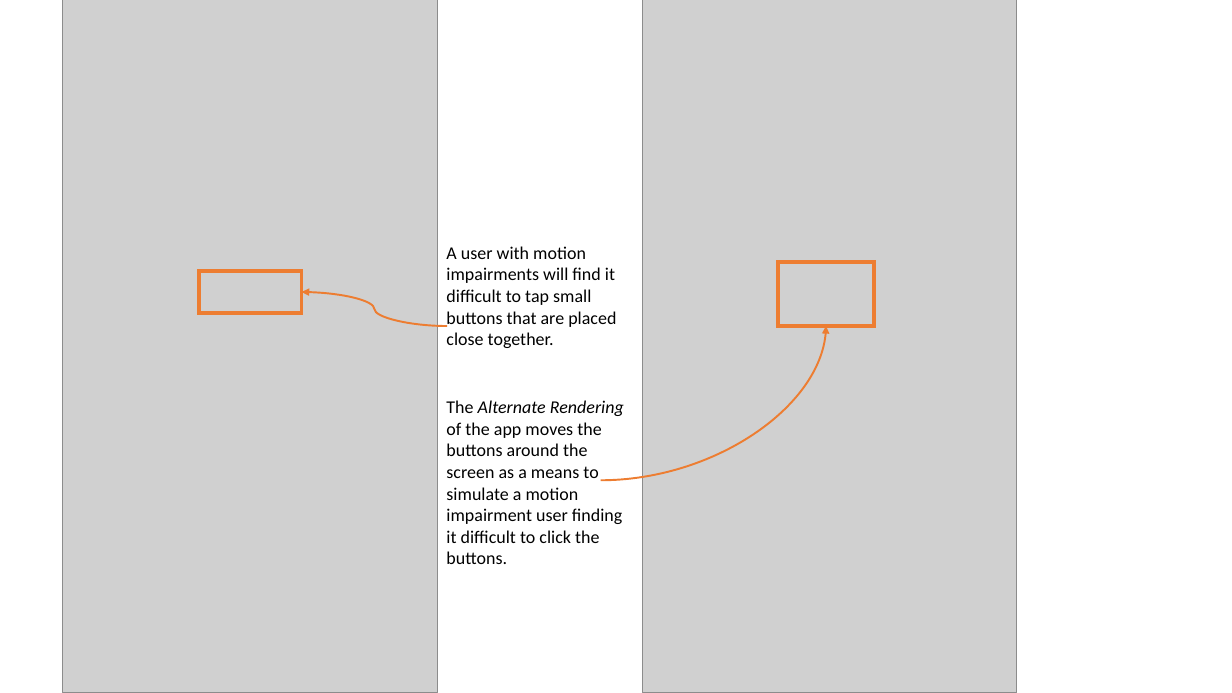
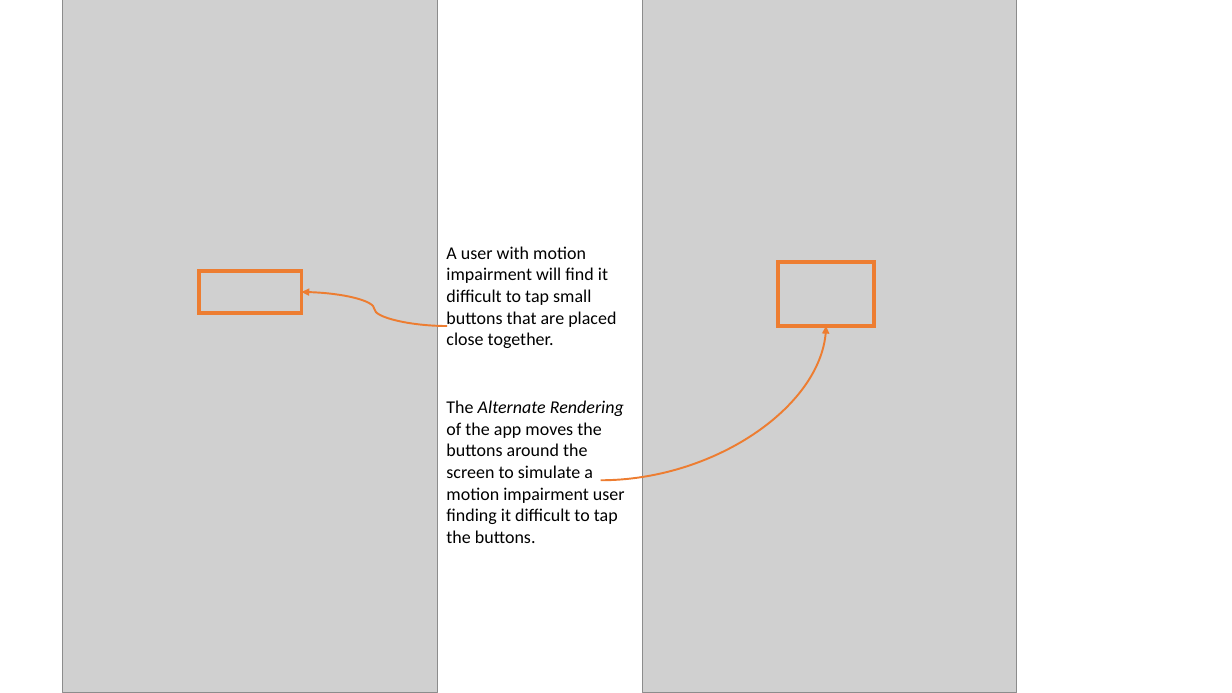
Before and after one commit to milk-modules/milk-modules.github.io, a slide deck: slide 1 of activities/Sizing/screens.pptx. Drawn at 1232x693 pixels with LibreOffice and Linux fonts; fonts in the diff are those of the drawing; grey boxes stand for pictures. Boxes give left, top, right and bottom in pixels: in the first picture for what was removed or moved away, otherwise in the second. Text is boxed around its words. In the diff, an @@ line names an element or a change of style, - is before the commit and + after.

Commit message:
added screenshots

```diff
--- a/activities/Sizing/screens.pptx
+++ b/activities/Sizing/screens.pptx
@@ text at bbox=[446, 246, 616, 348]: text changed @@
-A user with motion impairments will find it difficult to tap small buttons that are placed close together.
+A user with motion impairment will find it difficult to tap small buttons that are placed close together.
@@ text at bbox=[446, 400, 625, 543]: text changed @@
-The Alternate Rendering of the app moves the buttons around the screen as a means to simulate a motion impairment user finding it difficult to click the buttons.
+The Alternate Rendering of the app moves the buttons around the screen to simulate a motion impairment user finding it difficult to tap the buttons.
```
